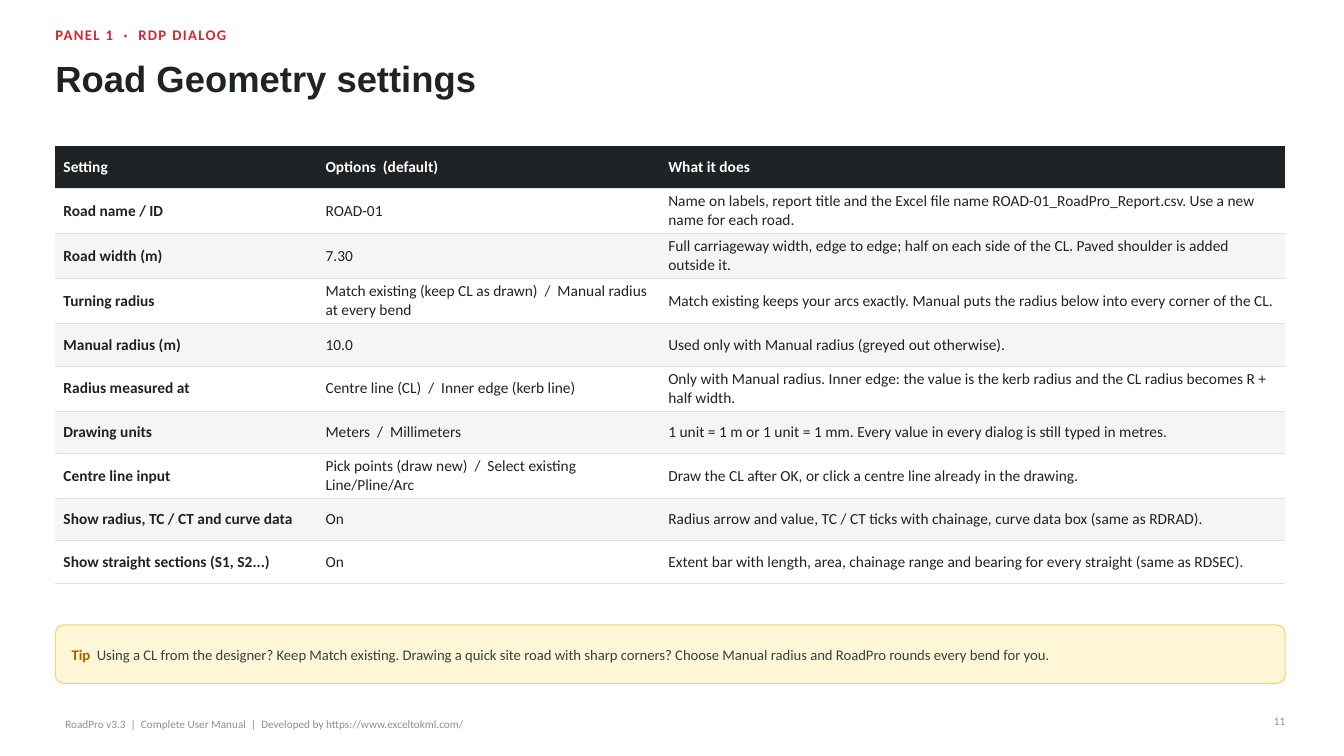
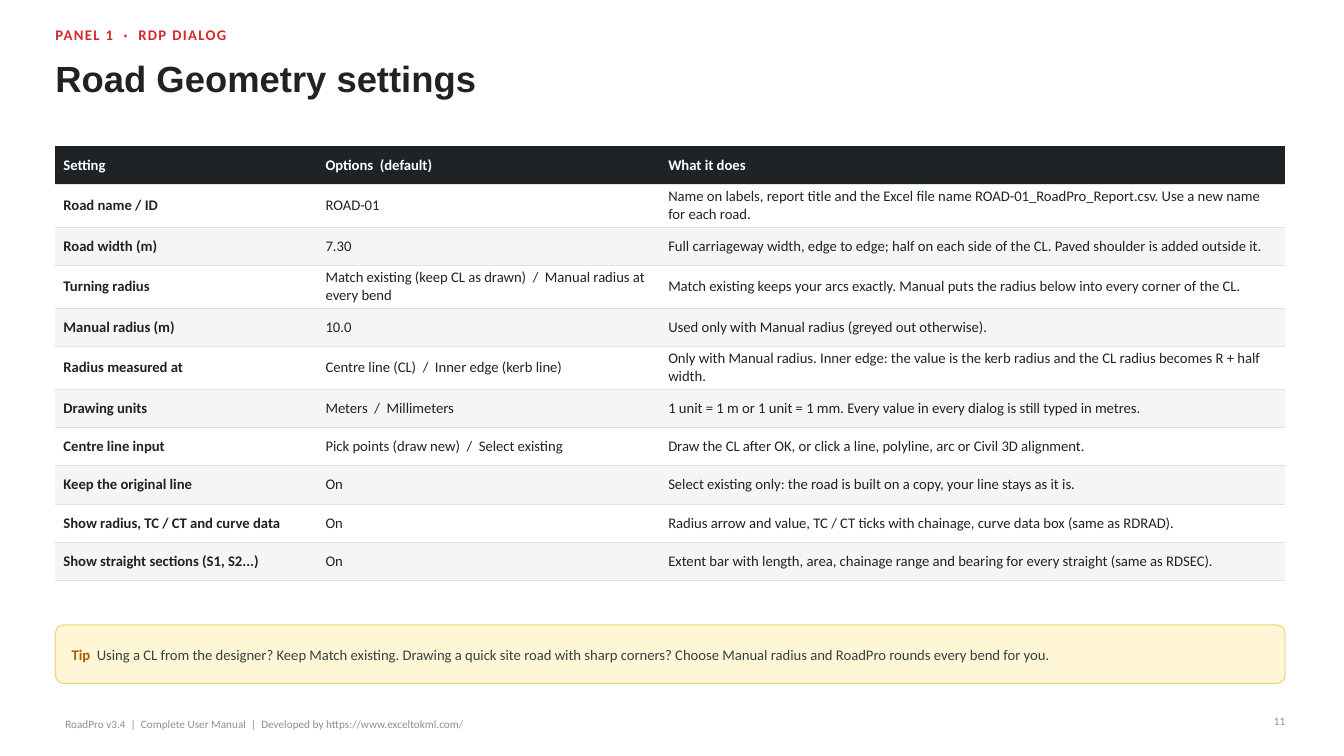
Before and after one commit to Asjad-Mehmood/KML-WEBSITE-, a slide deck: slide 11 of public/roadpro/RoadPro_User_Guide.pptx. Drawn at 1344x756 pixels with LibreOffice and Linux fonts; fonts in the diff are those of the drawing. Boxes give left, top, right and bottom in pixels: in the first picture for what was removed or moved away, otherwise in the second. Text is boxed around its words. In the diff, an @@ line names an element or a change of style, - is before the commit and + after.

```diff
--- a/public/roadpro/RoadPro_User_Guide.pptx
+++ b/public/roadpro/RoadPro_User_Guide.pptx
@@ table at (55,146,1286,573) @@
-row 8: Centre line input | Pick points (draw new) / Select existing Line/Pline/Arc | Draw the CL after OK, or click a centre line already in the drawing.
+row 8: Centre line input | Pick points (draw new) / Select existing | Draw the CL after OK, or click a line, polyline, arc or Civil 3D alignment.
+row 9: Keep the original line | On | Select existing only: the road is built on a copy, your line stays as it is.
@@ text at (65,720,463,730): text changed @@
-RoadPro v3.3 | Complete User Manual | Developed by https://www.exceltokml.com/
+RoadPro v3.4 | Complete User Manual | Developed by https://www.exceltokml.com/
```
Also in this commit, not shown: 36 other slides changed, 10 slides added, 1 slide removed, 22 other files.
